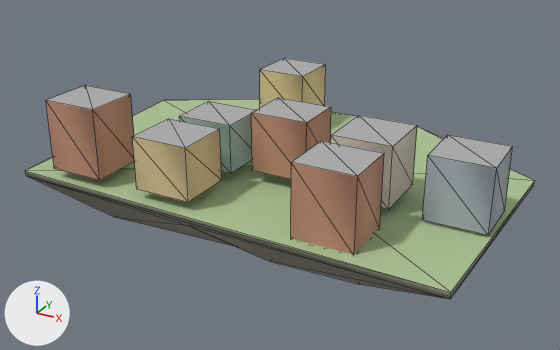
One commit to the glTF model godot_project/remake/sky/islands/SKY-055.lod2.glb: the scene before it, then after it.
One viewpoint serves both versions: a 50 mm camera at (113.3, -210.4, 101.9) aimed at (-3.4, 1.9, -4.3). The axes (+X, +Y, +Z) are drawn at lower left. The lights are the same throughout. The first picture is the older version. Mesh edges are drawn as thin lines. Vertices at exactly the same position are counted once.

The scene before the commit, as lines of its bpy script (objects in view):
```python
me_buildings = bpy.data.meshes.new('buildings')
me_buildings.from_pydata(...)  # 64 vertices, 80 faces; spans x -61.7..72.3, y -43.3..50.2, z -0.5..26.1
me_buildings.materials.append(mat_sky_lod_bldg)
me_deck = bpy.data.meshes.new('deck')
me_deck.from_pydata(...)  # 7 vertices, 6 faces; spans x -79.0..75.0, y -49.0..58.0, z 0.0
me_deck.materials.append(mat_sky_deck)
me_rock = bpy.data.meshes.new('rock')
me_rock.from_pydata(...)  # 25 vertices, 42 faces; spans x -79.0..75.0, y -49.0..58.0, z -35.0..0.0
me_rock.materials.append(mat_sky_rock)
ob_buildings = bpy.data.objects.new('buildings', me_buildings)
ob_buildings.location = (0.0, 0.0, 0.0)
ob_deck = bpy.data.objects.new('deck', me_deck)
ob_deck.location = (0.0, 0.0, 0.0)
ob_rock = bpy.data.objects.new('rock', me_rock)
ob_rock.location = (0.0, 0.0, 0.0)
```
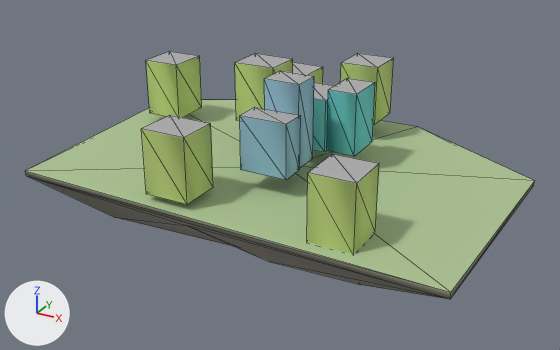
What differs and where, as boxes [x1, y1, x2, y2] in the pictures (560 x 350 px; the box of a moved part takes in the faces that stretch with it):
'buildings', reshaped (46% narrower)
    before: [46, 58, 513, 255]
    after: [141, 51, 393, 254]
part 1 of me_buildings, moved or reshaped
    before: [252, 98, 331, 179]
    after: [264, 71, 314, 168]
part 2 of me_buildings, moved or reshaped
    before: [179, 102, 255, 173]
    after: [240, 107, 301, 180]
part 3 of me_buildings, moved or reshaped
    before: [331, 115, 417, 209]
    after: [313, 83, 334, 152]
part 4 of me_buildings, moved or reshaped
    before: [260, 58, 326, 108]
    after: [327, 78, 375, 156]
part 5 of me_buildings, moved or reshaped
    before: [291, 141, 384, 255]
    after: [307, 154, 379, 254]
part 6 of me_buildings, moved or reshaped
    before: [133, 119, 222, 202]
    after: [235, 53, 293, 121]
part 7 of me_buildings, moved or reshaped
    before: [46, 85, 135, 180]
    after: [146, 51, 202, 118]
part 8 of me_buildings, moved or reshaped
    before: [422, 135, 513, 235]
    after: [141, 115, 213, 204]
part 9 of me_buildings, added (green)
    after: [340, 53, 393, 125]
part 10 of me_buildings, added
    after: [293, 62, 323, 84]

Edits to the bpy script that builds the scene:
```text
Change me_buildings:
    used by ob_buildings; location = (0.0, 0.0, 0.0)
    remove me_buildings.from_pydata(...)  # 64 vertices, 80 faces; spans x -61.7..72.3, y -43.3..50.2, z -0.5..26.1
    add me_buildings.from_pydata(...)  # 80 vertices, 100 faces; spans x -68.0..43.5, y -43.0..50.8, z -0.5..33.8
    me_buildings part 1: the loose piece of 8 vertices spanning x -3.7..15.3, y -15.8..1.2, z 4.0..23.4 is scaled about its middle by (0.632, 0.588, 1.41), then moved by (-0.5, -0.7, 6.4)
    me_buildings part 2: the loose piece of 8 vertices spanning x -28.2..-9.2, y -19.8..-2.8, z 3.3..19.4 is scaled about its middle by (0.842, 0.529, 1.11), then moved by (22.5, -6.2, 4.0)
    me_buildings part 3: the loose piece of 8 vertices spanning x 24.8..43.8, y -18.8..1.2, z 2.8..22.2 is scaled about its middle by (0.763, 0.8, 0.915), then moved by (-29.6, 21.0, 2.6)
    me_buildings part 4: the loose piece of 8 vertices spanning x -28.2..-10.2, y 31.2..50.2, z 4.7..21.8 is scaled about its middle by (0.556, 0.789, 1.22), then moved by (36.2, -27.5, 3.4)
    me_buildings part 5: the loose piece of 8 vertices spanning x 24.8..43.8, y -43.3..-25.3, z -0.5..22.6 is scaled about its middle by (0.737, 0.833, 0.907), then moved by (2.2, -1.1, -1.1)
    me_buildings part 6: the loose piece of 8 vertices spanning x -28.2..-9.2, y -43.3..-25.3, z 3.1..20.2 is scaled about its middle by (0.789, 0.778, 1.22), then moved by (1.3, 50.2, 8.2)
    me_buildings part 7: the loose piece of 8 vertices spanning x -61.7..-42.7, y -43.3..-25.3, z 3.0..26.1 is scaled about its middle by (0.737, 0.833, 0.907), then moved by (-8.8, 56.7, -0.9)
    me_buildings part 8: the loose piece of 8 vertices spanning x 53.3..72.3, y -16.8..1.2, z 0.7..20.9 is scaled about its middle by (0.789, 0.778, 1.04), then moved by (-80.2, -28.2, 1.8)
    me_buildings part 9: the loose piece of 8 vertices spanning x -28.2..-10.2, y 31.2..50.2, z 4.7..21.8 is copied, and the copy is scaled about its middle by (0.778, 0.789, 1.22), then moved by (28.9, 2.4, 3.9); it spans x 2.8..16.7, y 35.6..50.6, z 6.6..27.6
    me_buildings part 10: the loose piece of 8 vertices spanning x -28.2..-10.2, y 31.2..50.2, z 4.7..21.8 is copied, and the copy is scaled about its middle by (0.778, 0.789, 1.22), then moved by (0.7, 2.6, -3.3); it spans x -25.5..-11.5, y 35.8..50.8, z -0.5..20.5
```
